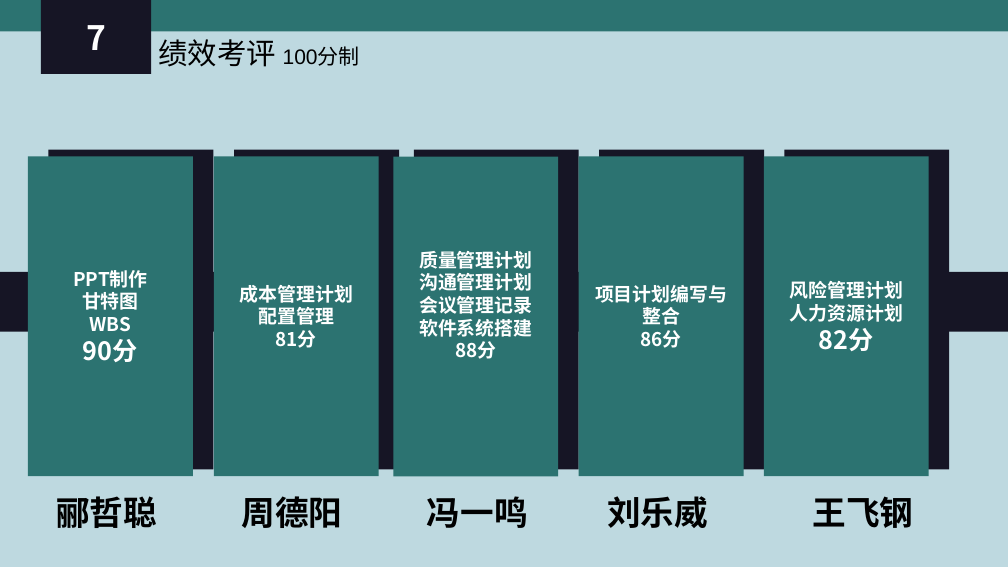
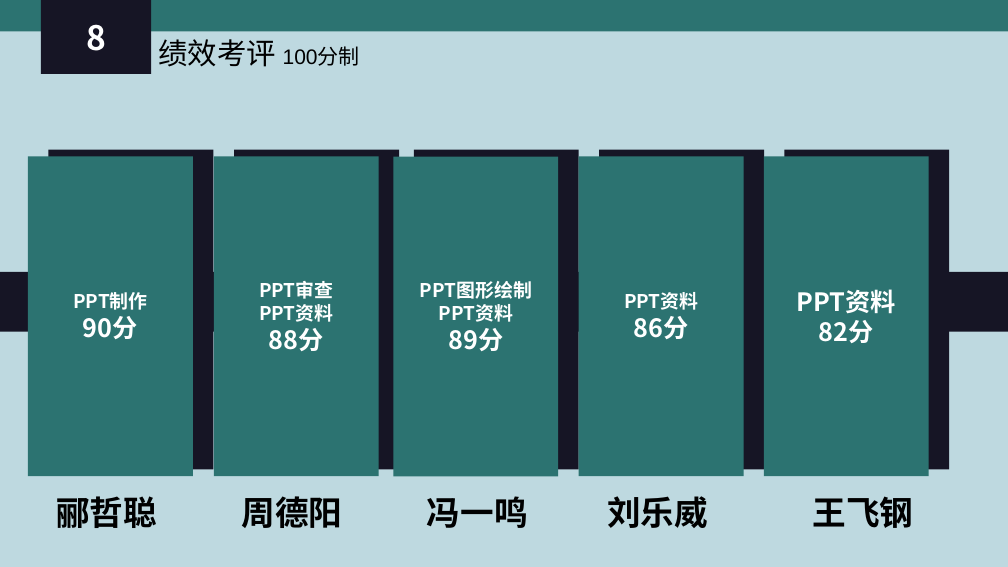
Before and after one commit to PRD-2018-G04/PRD-2018-G04, a slide deck: slide 45 of G04项目组/受控文档/翻转课堂PPT/PRD2018-G04-UML概述.ppt (slide 42 before the commit). Drawn at 1008x567 pixels with LibreOffice and Linux fonts; fonts in the diff are those of the drawing. Boxes give left, top, right and bottom in pixels: in the first picture for what was removed or moved away, otherwise in the second. Text is boxed around its words. In the diff, an @@ line names an element or a change of style, - is before the commit and + after.

```diff
--- a/G04项目组/受控文档/翻转课堂PPT/PRD2018-G04-UML概述.ppt
+++ b/G04项目组/受控文档/翻转课堂PPT/PRD2018-G04-UML概述.ppt
@@ text in rectangle at bbox=[86, 24, 106, 51]: text changed @@
-7
+8
@@ text in rectangle at bbox=[82, 292, 139, 332]: paragraphs removed @@
-甘特图
-WBS
@@ text in rectangle at bbox=[259, 281, 333, 351]: text changed @@
-成本管理计划
-配置管理
-81分
+PPT审查
+PPT资料
+88分
@@ text in rectangle at bbox=[420, 281, 532, 351]: text changed @@
-质量管理计划
-沟通管理计划
-会议管理记录
-软件系统搭建
-88分
+PPT图形绘制
+PPT资料
+89分
@@ text in rectangle at bbox=[624, 292, 698, 310]: text changed @@
-项目计划编写与整合
+PPT资料
@@ text in rectangle at bbox=[797, 289, 896, 314]: text changed; size 18 to 24 pt @@
-风险管理计划
-人力资源计划
+PPT资料
@@ text in rectangle at bbox=[634, 316, 689, 339]: size 18 to 24 pt in "86分" @@
```
Also in this commit, not shown: 22 other slides changed, 4 slides added, 1 slide removed.
